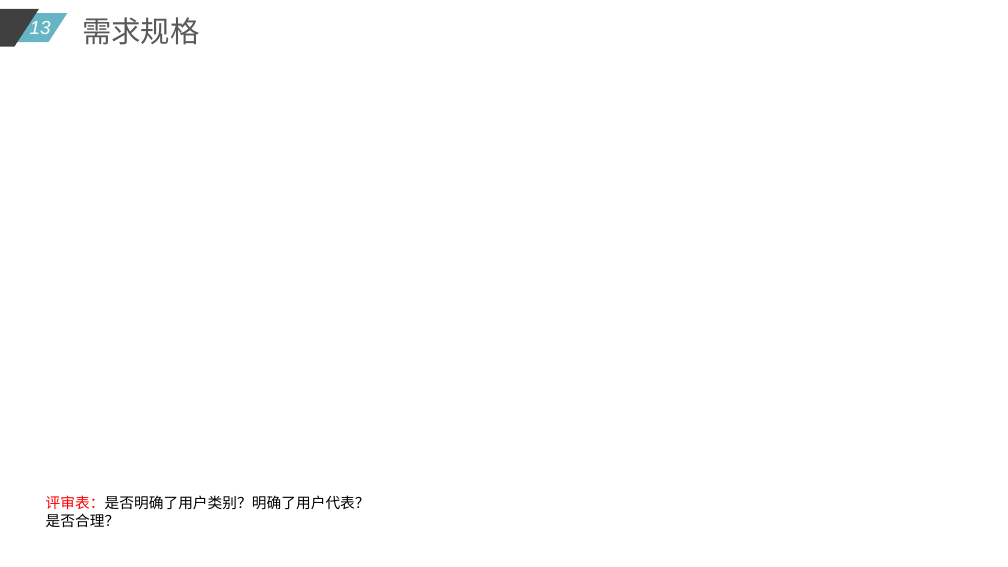
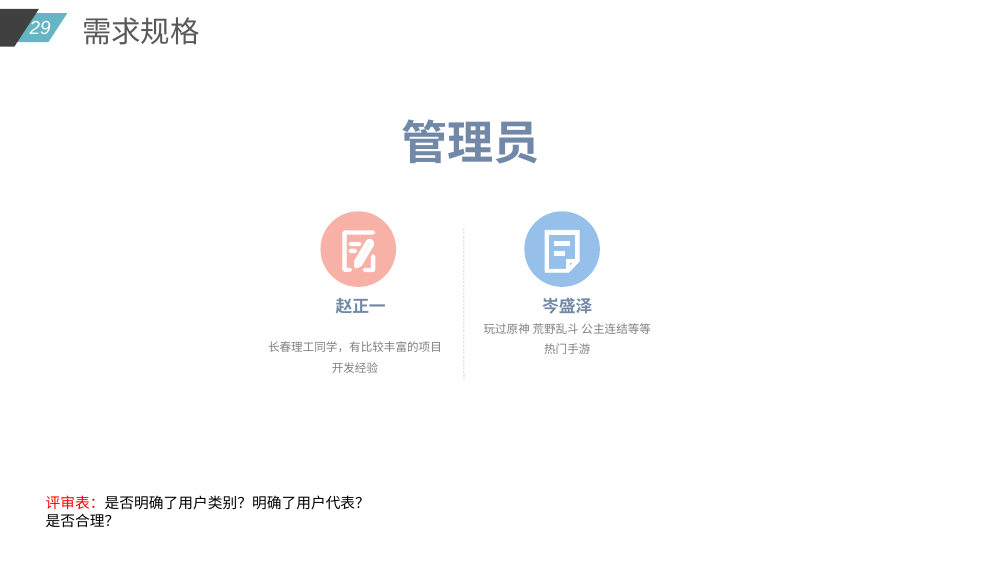
Before and after one commit to diligentsun/new-flappy-bird, a slide deck: slide 29 of 项目总结/项目总结.pptx (slide 13 before the commit). Drawn at 1008x567 pixels with LibreOffice and Linux fonts; fonts in the diff are those of the drawing. Boxes give left, top, right and bottom in pixels: in the first picture for what was removed or moved away, otherwise in the second. Text is boxed around its words. In the diff, an @@ line names an element or a change of style, - is before the commit and + after.

```diff
--- a/项目总结/项目总结.pptx
+++ b/项目总结/项目总结.pptx
@@ page number at [30, 19, 51, 34]: text changed @@
-13
+29
@@ text added at [401, 119, 540, 164], 44 pt, text #7188A8, bold @@
+管理员
@@ ellipse added at [321, 212, 396, 287], fill #F7B1A6 @@
@@ line added from (464, 228) to (464, 380), #A6A6A6 0.5 pt dashed @@
@@ ellipse added at [525, 212, 600, 287], fill #96C0E9 @@
@@ freeform shape added at [545, 231, 579, 273], fill #FFFFFF, outline #FFFFFF 0.75 pt @@
@@ group added at [343, 231, 375, 272]: 5 freeform shapes @@
@@ rectangle added at [554, 242, 569, 246], fill #FFFFFF, outline #FFFFFF 0.75 pt @@
@@ rectangle added at [554, 252, 564, 256], fill #FFFFFF, outline #FFFFFF 0.75 pt @@
@@ text added at [336, 298, 386, 313], 16 pt, text #7188A8, bold @@
+赵正一
@@ text added at [542, 298, 592, 314], 16 pt, text #7188A8, bold @@
+岑盛泽
@@ text added at [484, 323, 650, 354], 11 pt, text #7F7F7F @@
+玩过原神 荒野乱斗 公主连结等等热门手游
@@ text added at [268, 341, 442, 373], 11 pt, text #7F7F7F @@
+长春理工同学，有比较丰富的项目开发经验
```
Also in this commit, not shown: 4 other slides changed, 17 slides added, 1 slide removed, 5 other files.
